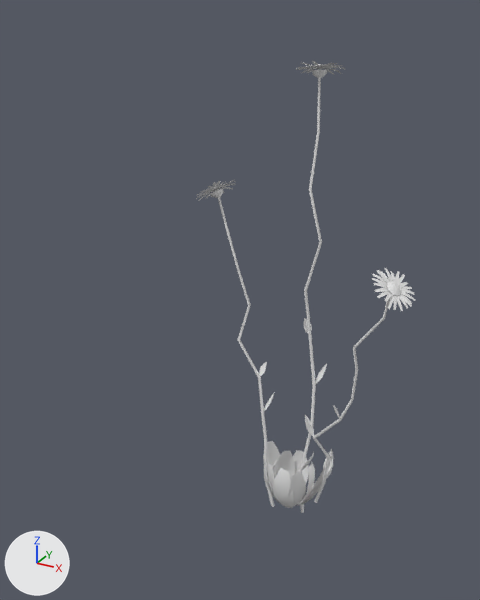
What one commit did to the FBX model assets/tga/MeadowFlora/fbx/SM_Flower_Daisy_A.fbx.
Before and after are seen from a camera (50 mm lens) standing at (0.276, -0.64, 0.606) and looking at (-0.054, -0.04, 0.306). The axes (+X, +Y, +Z) are drawn at lower left. The lights are the same throughout. The older version comes first. Vertices at exactly the same position are counted once.

The first picture shows 'SM_Flower_Daisy_A'.
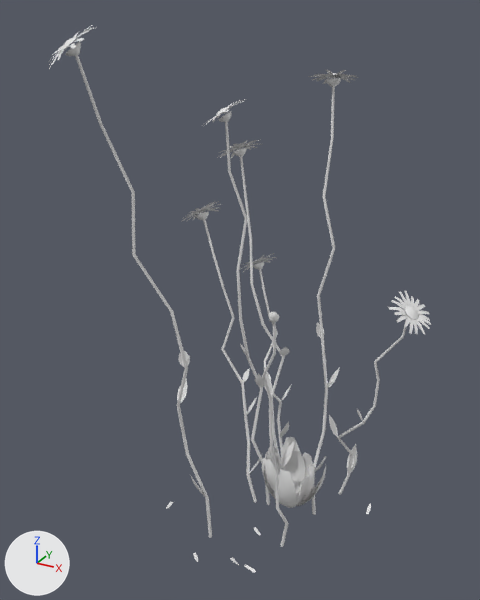
Edits to the bpy script that builds the scene:
```text
Change me_sm_flower_daisy_a:
    used by ob_sm_flower_daisy_a; location = (0.0, 0.0, 0.0)
    remove me_sm_flower_daisy_a.from_pydata(...)  # 1413 vertices, 828 faces; spans x -0.151..0.128, y -0.037..0.092, z -0.001..0.556
    add me_sm_flower_daisy_a.from_pydata(...)  # 2953 vertices, 1787 faces; spans x -0.172..0.142, y -0.2..0.153, z -0.001..0.593
    me_sm_flower_daisy_a part 1: the loose piece of 18 vertices spanning x 0.007..0.043, y -0.005..0.023, z 0.01..0.084 is turned -10 degrees about the z axis through the mesh origin
    me_sm_flower_daisy_a part 2: the loose piece of 18 vertices spanning x -0.027..-0.003, y 0.003..0.027, z 0.011..0.076 is turned -30 degrees about the z axis through the mesh origin
    me_sm_flower_daisy_a part 3: the loose piece of 18 vertices spanning x -0.012..0.017, y -0.037..-0.008, z 0.01..0.089 is turned -70 degrees about the z axis through the mesh origin
    me_sm_flower_daisy_a part 4: the loose piece of 18 vertices spanning x 0.008..0.03, y -0.013..0.015, z 0.011..0.083 is copied, and the copy is multiplied about its middle by the matrix ((0.062, 1.048, 0.019), (-1.046, 0.063, -0.07), (-0.071, -0.015, 1.048)), then moved by (-0.016, -0.022, 0.002); it spans x -0.011..0.017, y -0.034..-0.007, z 0.011..0.086
    me_sm_flower_daisy_a part 5: the loose piece of 60 vertices spanning x -0.015..0.017, y 0.002..0.065, z 0.0..0.54 is scaled about its middle by (0.988, 0.985, 0.984), then moved by (0.015, 0.003, -0.004)
    me_sm_flower_daisy_a part 6: the loose piece of 60 vertices spanning x -0.125..-0.022, y -0.007..0.033, z -0.001..0.402 is multiplied about its middle by the matrix ((0.994, -0.004, 0.017), (0.002, 1.002, -0.006), (0.001, -0.001, 0.93)), then moved by (-0.021, -0.005, -0.014)
    me_sm_flower_daisy_a part 7: the loose piece of 60 vertices spanning x 0.019..0.104, y -0.001..0.038, z -0.001..0.332 is multiplied about its middle by the matrix ((0.98, 0.003, -0.023), (0.008, 0.998, 0.008), (-0.001, 0.001, 0.885)), then moved by (0.018, 0.032, -0.019)
    me_sm_flower_daisy_a part 8: the loose piece of 15 vertices spanning x 0.008..0.027, y -0.001..0.012, z 0.06..0.1 is moved by (0.015, 0.004, -0.001)
    me_sm_flower_daisy_a part 9: the loose piece of 15 vertices spanning x 0.013..0.025, y 0.024..0.037, z 0.18..0.21 is moved by (0.015, 0.003, -0.003)
    me_sm_flower_daisy_a part 10: the loose piece of 15 vertices spanning x -0.01..0.0, y 0.034..0.047, z 0.24..0.26 is moved by (0.015, 0.003, -0.004)
    me_sm_flower_daisy_a part 11: the loose piece of 24 vertices spanning x -0.023..-0.006, y 0.057..0.073, z 0.536..0.545 is moved by (0.015, 0.003, -0.009)
    me_sm_flower_daisy_a part 12: the loose piece of 21 vertices spanning x -0.023..-0.006, y 0.057..0.074, z 0.544..0.55 is moved by (0.015, 0.003, -0.009)
    me_sm_flower_daisy_a part 13: the loose piece of 18 vertices spanning x 0.002..0.024, y -0.037..-0.003, z 0.012..0.088 is rebuilt with 18 vertices and now spans x -0.009..0.018, y -0.034..-0.007, z 0.01..0.072
    me_sm_flower_daisy_a part 14: 57 loose pieces with 741 vertices, spanning x -0.151..0.128, y -0.026..0.069, z 0.037..0.556, are deleted
    me_sm_flower_daisy_a part 15: 1 vertex moved within x -0.001, y 0.008, z 0.011; 89 vertices removed from x -0.045..0.04, y -0.033..0.032, z 0.01..0.106; 2091 vertices added at x -0.172..0.094, y -0.2..0.153, z -0.001..0.593
    me_sm_flower_daisy_a part 16: 261 vertices added at x 0.097..0.142, y 0.008..0.062, z 0.281..0.316
    other edits to the shape of me_sm_flower_daisy_a do not show in these pictures
```

Where the change shows, as pixel boxes (x1, y1, x2, y2) in the pictures (480 x 600 px; the box of a moved part takes in the faces that stretch with it):
'SM_Flower_Daisy_A', reshaped (75% wider, 21% taller): before (196, 61, 415, 513); after (48, 25, 431, 572)
part 1 of me_sm_flower_daisy_a, moved or reshaped: before (300, 460, 327, 505); after (298, 466, 326, 506)
part 2 of me_sm_flower_daisy_a, moved or reshaped: before (276, 451, 295, 481); after (284, 451, 305, 495)
part 3 of me_sm_flower_daisy_a, moved or reshaped: before (273, 468, 294, 508); after (264, 451, 275, 498)
part 4 of me_sm_flower_daisy_a, added: after (274, 469, 296, 502)
part 5 of me_sm_flower_daisy_a, moved or reshaped: before (299, 78, 322, 513); after (311, 86, 335, 515)
part 6 of me_sm_flower_daisy_a, moved or reshaped: before (218, 197, 275, 507); after (203, 219, 257, 503)
part 7 of me_sm_flower_daisy_a, moved or reshaped: before (313, 291, 391, 503); after (337, 315, 409, 495)
part 8 of me_sm_flower_daisy_a, moved or reshaped: before (301, 453, 314, 470); after (315, 456, 326, 472)
part 9 of me_sm_flower_daisy_a, moved or reshaped: before (315, 364, 327, 384); after (328, 367, 340, 388)
part 10 of me_sm_flower_daisy_a, moved or reshaped: before (304, 318, 312, 333); after (316, 322, 324, 338)
part 11 of me_sm_flower_daisy_a, moved or reshaped: before (312, 70, 327, 78); after (326, 78, 341, 87)
part 12 of me_sm_flower_daisy_a, moved or reshaped: before (313, 64, 327, 69); after (327, 73, 341, 78)
part 13 of me_sm_flower_daisy_a, rebuilt: before (288, 470, 306, 506); after (279, 480, 297, 508)
part 14 of me_sm_flower_daisy_a, deleted: before (196, 61, 415, 479)
part 15 of me_sm_flower_daisy_a, built on: before (263, 441, 309, 502); after (48, 25, 371, 572)
part 16 of me_sm_flower_daisy_a, added: after (389, 290, 431, 334)
